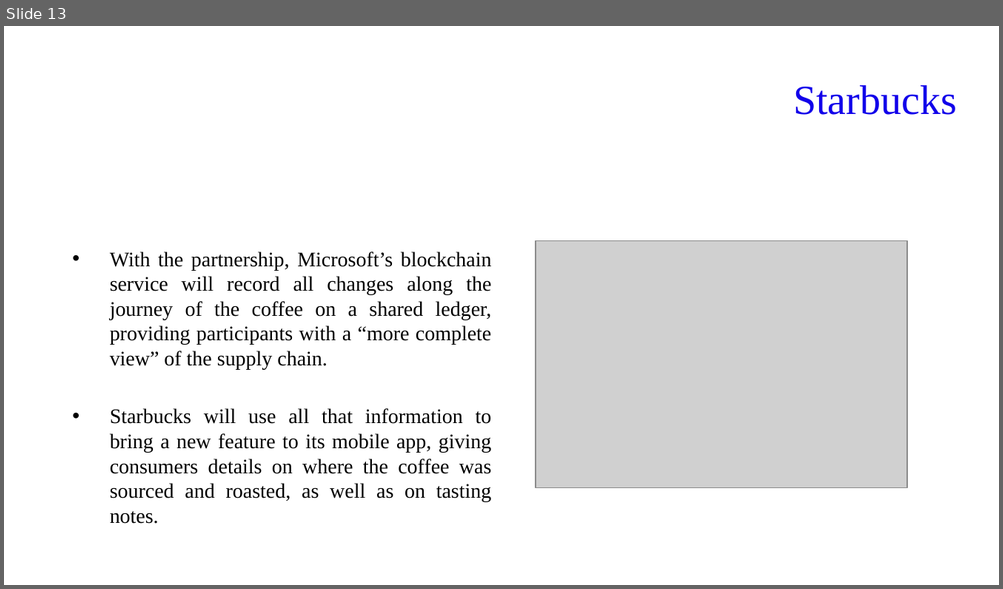
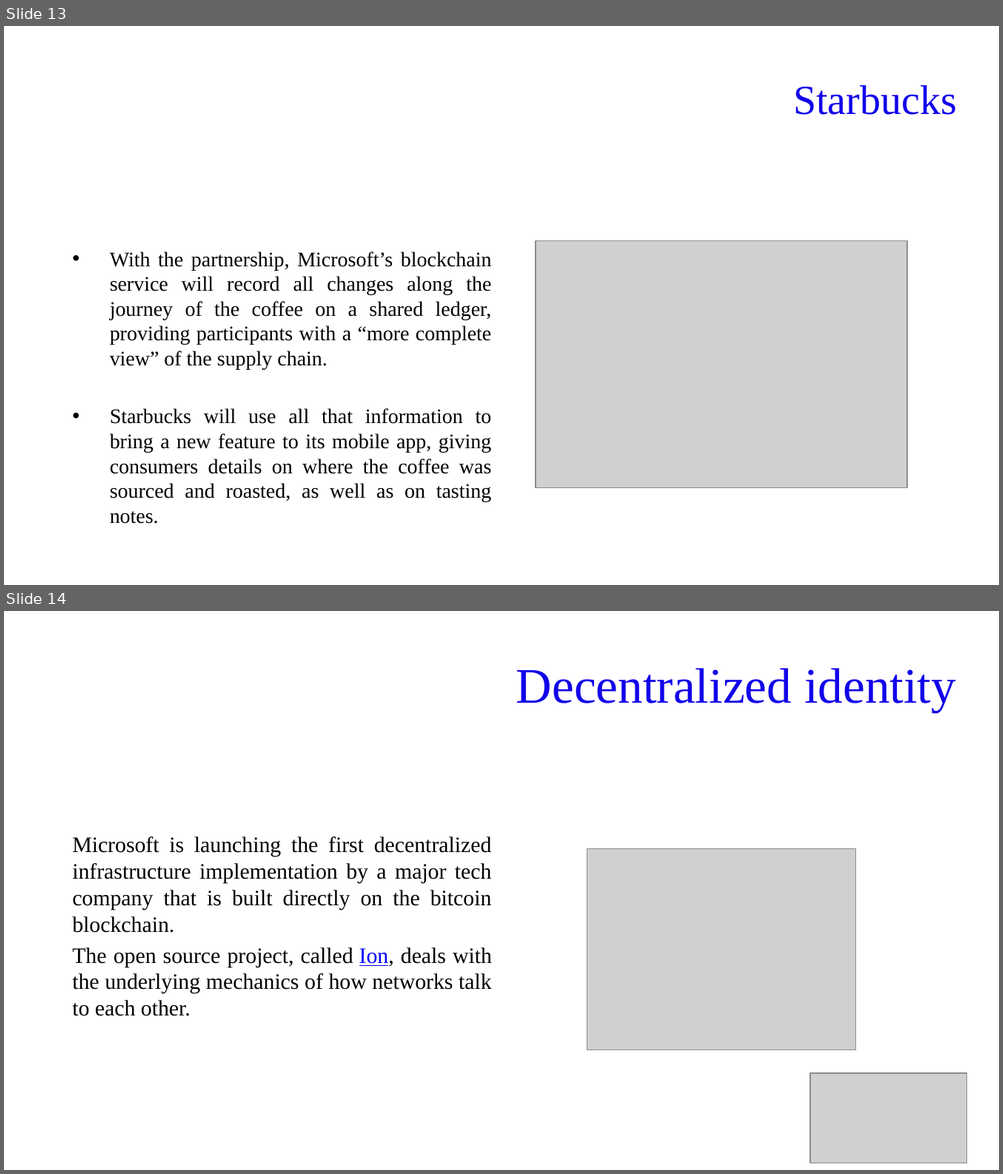
Before and after one commit to FIVIL/KtuPresentation, a slide deck: Blockchain 101.pptx. Shown one above the other, each under a label of ours: slide 13 before the commit, slides 13 and 14 after it. The pictures are 1003x589 and 1003x1174 pixels, drawn with LibreOffice and Linux fonts; fonts in the diff are those of the drawing; grey boxes stand for pictures; background and template pictures are left out. Boxes give left, top, right and bottom in pixels: in the first picture for what was removed or moved away, otherwise in the second. Text is boxed around its words. In the diff, an @@ line names an element or a change of style, - is before the commit and + after.

Commit message:
ION

```diff
--- a/Blockchain 101.pptx
+++ b/Blockchain 101.pptx
@@ slide 14 added at <box>4,611,999,1170</box>, background picture (left out) @@
@@ title added at <box>516,668,956,712</box>, 36 pt, text #1100EA @@
+Decentralized identity
@@ text added at <box>72,837,492,1017</box>, 16 pt, text #000000 @@
+Microsoft is launching the first decentralized infrastructure implementation by a major tech company that is built directly on the bitcoin blockchain.
+The open source project, called Ion, deals with the underlying mechanics of how networks talk to each other.
@@ picture added at <box>587,849,855,1050</box> @@
@@ picture added at <box>810,1073,966,1164</box> @@
```
